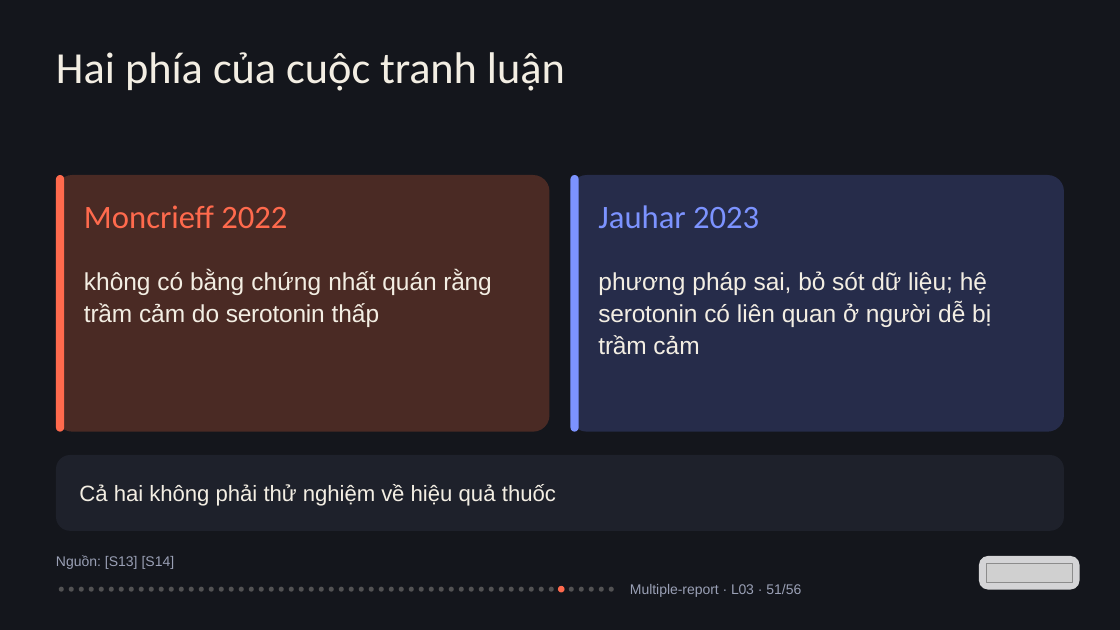
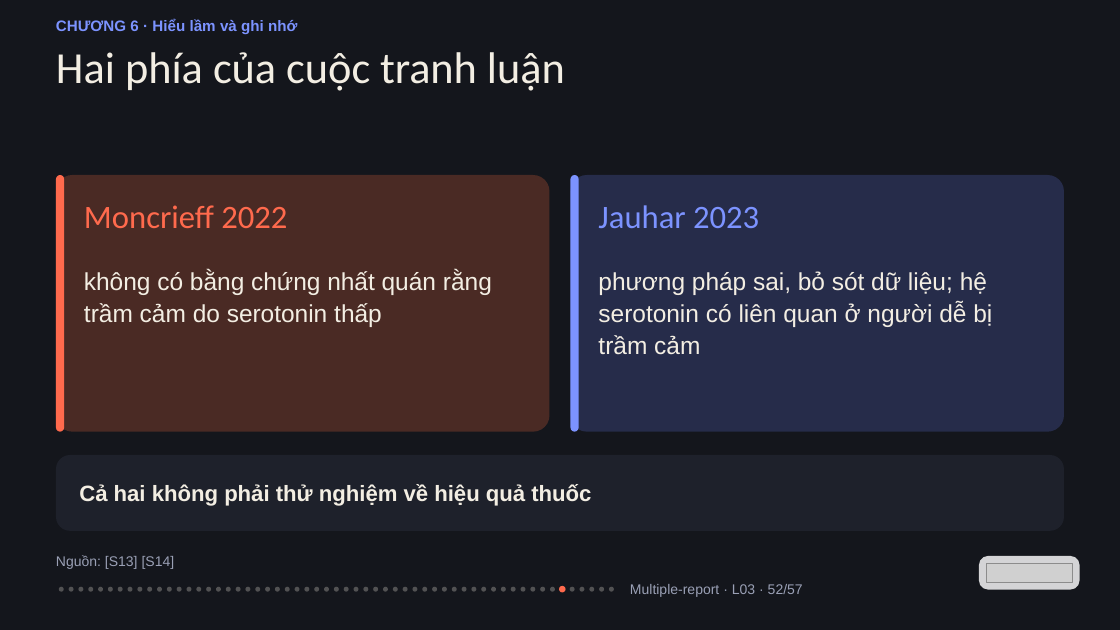
Before and after one commit to vohoailinh90/Multiple-report, a slide deck: slide 52 of lessons/L03/L03.pptx (slide 51 before the commit). Drawn at 1120x630 pixels with LibreOffice and Linux fonts; fonts in the diff are those of the drawing; grey boxes stand for pictures. Boxes give left, top, right and bottom in pixels: in the first picture for what was removed or moved away, otherwise in the second. Text is boxed around its words. In the diff, an @@ line names an element or a change of style, - is before the commit and + after.

```diff
--- a/lessons/L03/L03.pptx
+++ b/lessons/L03/L03.pptx
@@ text added at box(56, 19, 297, 34), 19.5 pt, text #7C93FF, bold @@
+CHƯƠNG 6 · Hiểu lầm và ghi nhớ
@@ text "không có bằng chứng nhất ..." at box(84, 270, 492, 327): letter spacing 0.2 to 0 pt in "chứng"; letter spacing -0.1 to 0 pt in "nhất"; letter spacing -0.3 to 0 pt in "rằng trầm serotonin" @@
@@ text "phương pháp sai, bỏ sót ..." at box(598, 271, 992, 355): letter spacing 0.1 to 0 pt in "phương người"; letter spacing -0.1 to 0 pt in "sai, sót"; letter spacing -0.3 to 0 pt in "serotonin trầm" @@
@@ text "Cả hai không phải thử ..." at box(79, 484, 591, 506): letter spacing 0.1 to 0 pt in "Cả"; letter spacing -0.1 to 0 pt in "không"; letter spacing -0.2 to 0 pt in "về"; bold on @@
@@ 10 ellipses: place and size @@
-10 ellipses at box(249, 587, 344, 592)
+10 ellipses at box(245, 587, 339, 592)
@@ ellipse added at box(344, 587, 349, 592), fill #F3EEE3 at 28% opacity @@
@@ 8 ellipses: place and size @@
-8 ellipses at box(349, 587, 444, 592)
+8 ellipses at box(353, 587, 447, 592)
@@ text at box(630, 584, 803, 597): text changed @@
-Multiple-report · L03 · 51/56
+Multiple-report · L03 · 52/57
```
Also in this commit, not shown: 55 other slides changed, 1 slide added, 1 other file.
